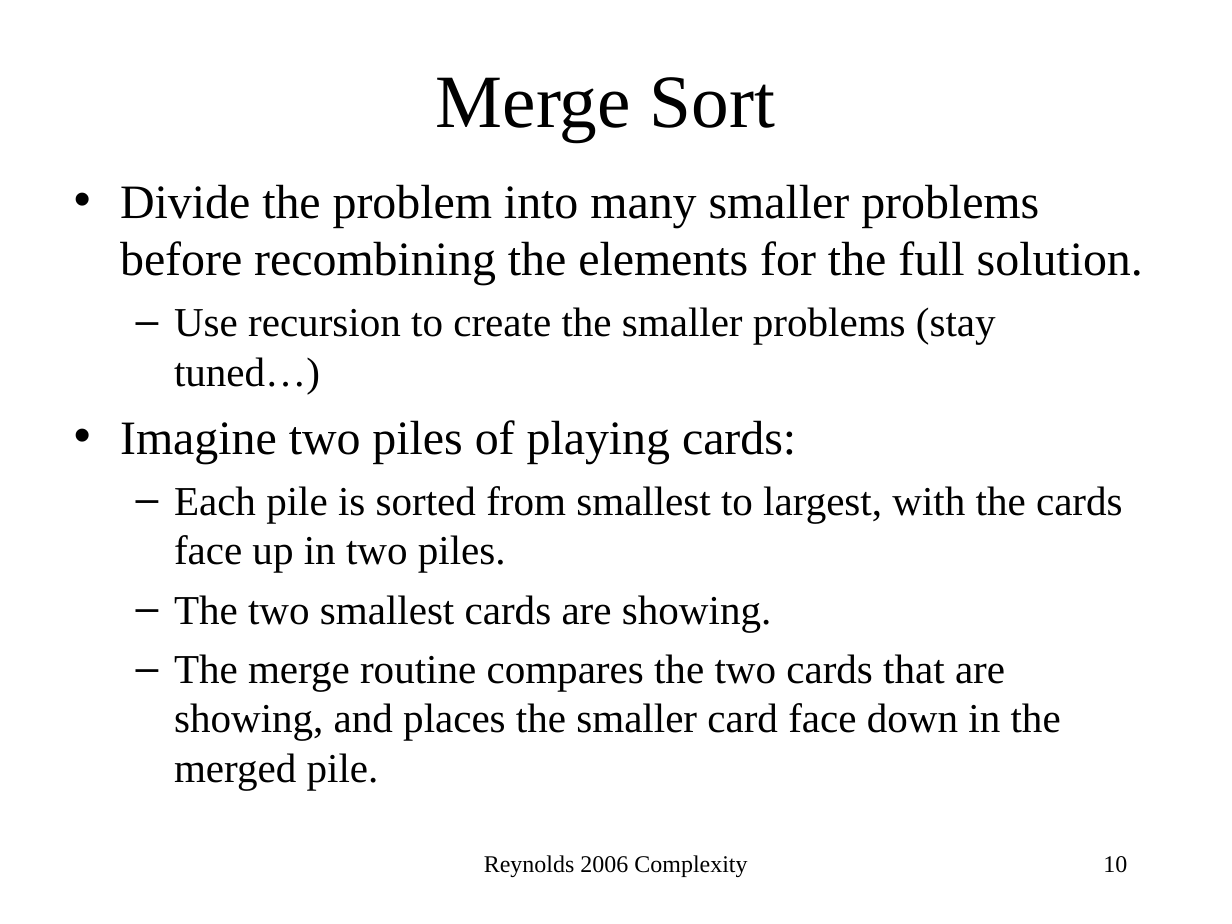
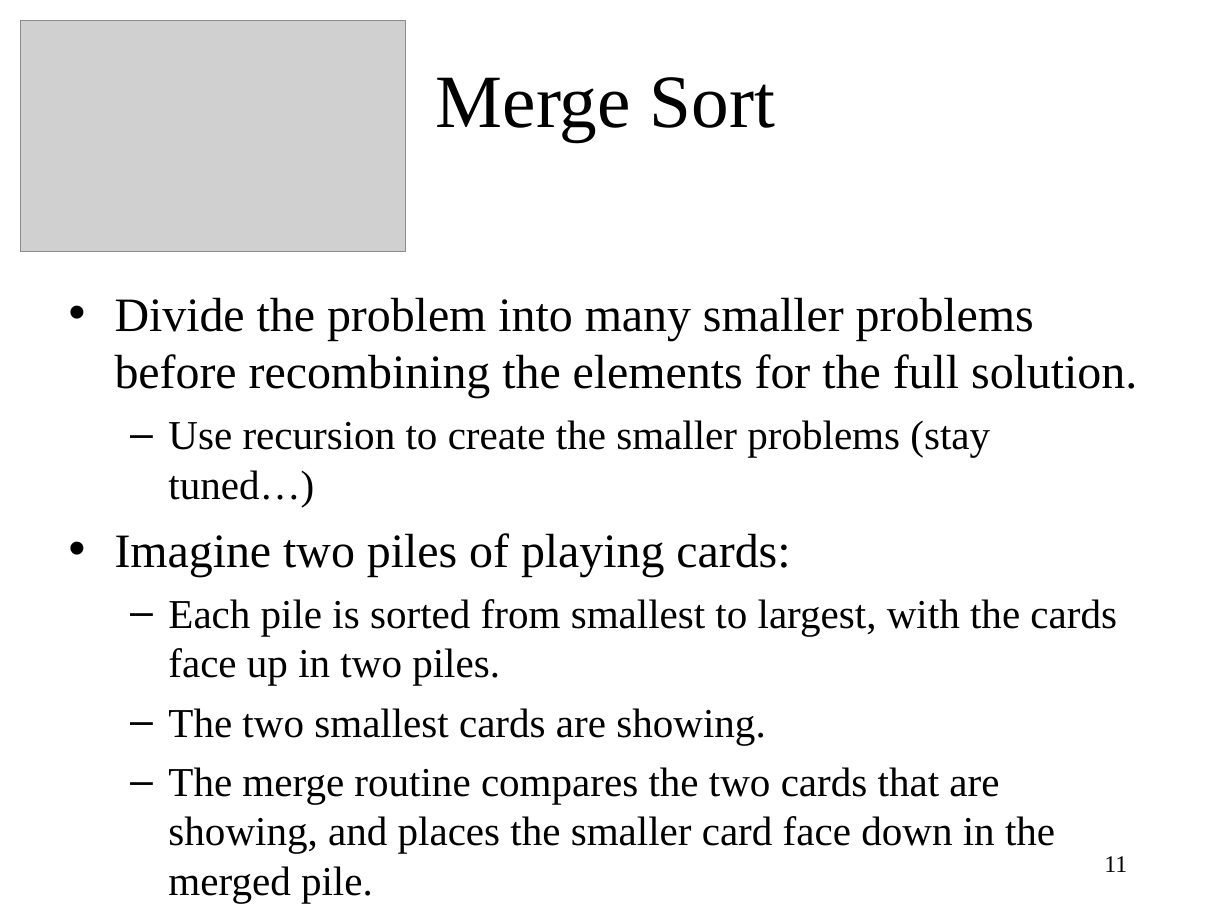
Before and after one commit to kartikshahc/testing, a slide deck: slide 11 of ComplexityAnalysis.ppt (slide 10 before the commit). Drawn at 1232x924 pixels with LibreOffice and Linux fonts; fonts in the diff are those of the drawing; grey boxes stand for pictures. Boxes give left, top, right and bottom in pixels: in the first picture for what was removed or moved away, otherwise in the second. Text is boxed around its words. In the diff, an @@ line names an element or a change of style, - is before the commit and + after.

```diff
--- a/ComplexityAnalysis.ppt
+++ b/ComplexityAnalysis.ppt
@@ picture added at [21, 21, 407, 253] @@
@@ text "Divide the problem into many ...": place and size @@
-text "Divide the problem into many ..." at [120, 184, 1143, 790]
+text "Divide the problem into many ..." at [115, 297, 1137, 903]
@@ text at [115, 297, 1137, 577]: indent changed @@
@@ text removed at [484, 855, 747, 877] @@
-Reynolds 2006 Complexity
@@ page number at [1104, 856, 1127, 872]: text changed @@
-10
+11
```
Also in this commit, not shown: 12 other slides changed, 14 slides added, 14 slides removed, 3 other files.
